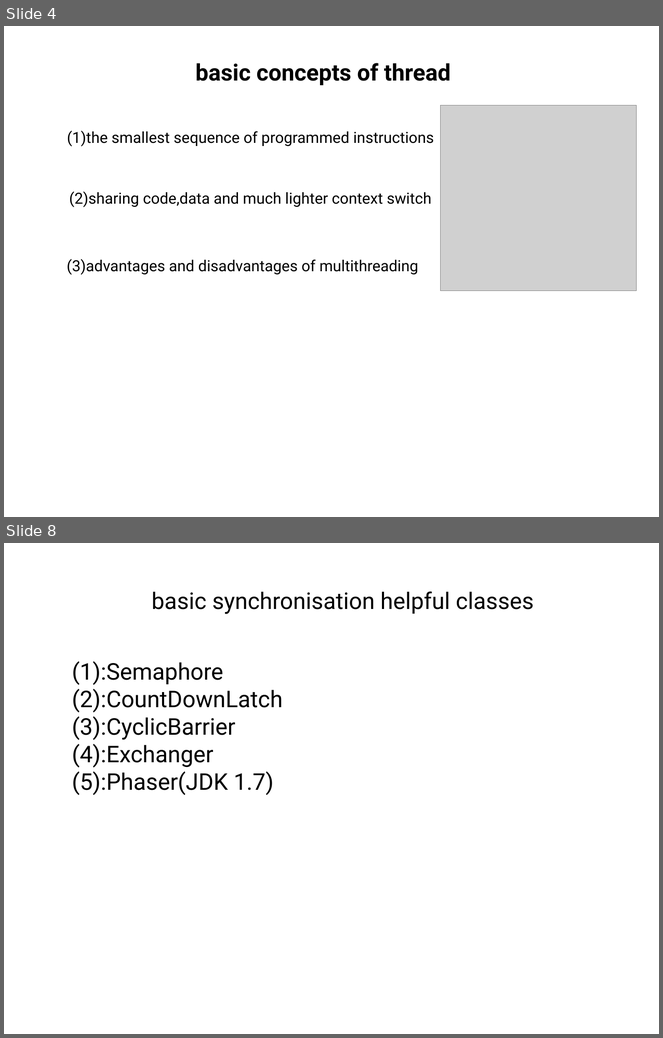
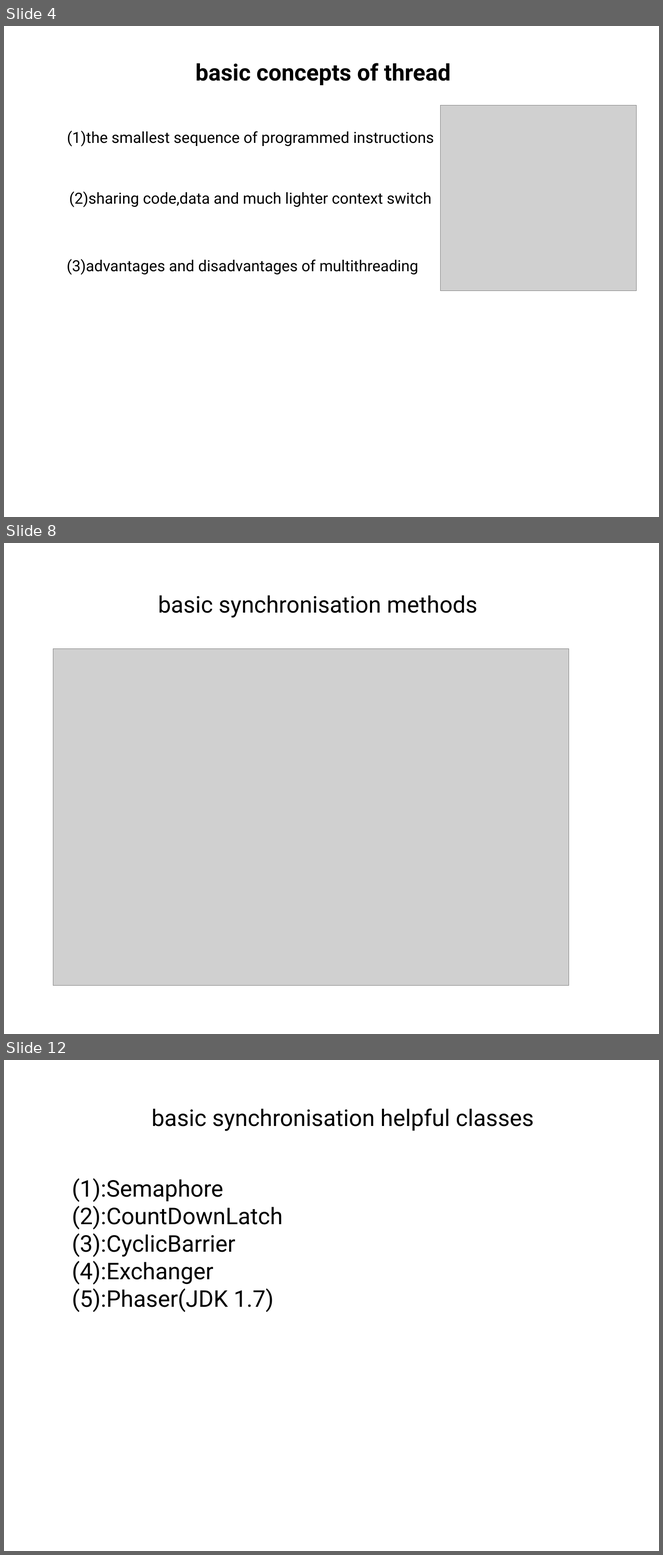
Before and after one commit to tangchuanzhou/Java-concurrency-test, a slide deck: ppt/Java_concurrency.pptx. Shown one above the other, each under a label of ours: slides 4 and 8 before the commit, slides 4, 8 and 12 after it; the slides between them are not shown. The pictures are 663x1038 and 663x1555 pixels, drawn with LibreOffice and Linux fonts; fonts in the diff are those of the drawing; grey boxes stand for pictures. Boxes give left, top, right and bottom in pixels: in the first picture for what was removed or moved away, otherwise in the second. Text is boxed around its words. In the diff, an @@ line names an element or a change of style, - is before the commit and + after.

```diff
--- a/ppt/Java_concurrency.pptx
+++ b/ppt/Java_concurrency.pptx
@@ slide 8 added at box(4, 543, 659, 1034), background #FFFFFF @@
@@ text added at box(158, 595, 478, 618), 36 pt, text #000000 @@
+basic synchronisation methods
@@ picture added at box(53, 649, 569, 986) @@
@@ what was slide 8 is now slide 12 @@
```
Also in this commit, not shown: 8 slides changed, 12 other slides added, 2 slides removed, 1 other file.
